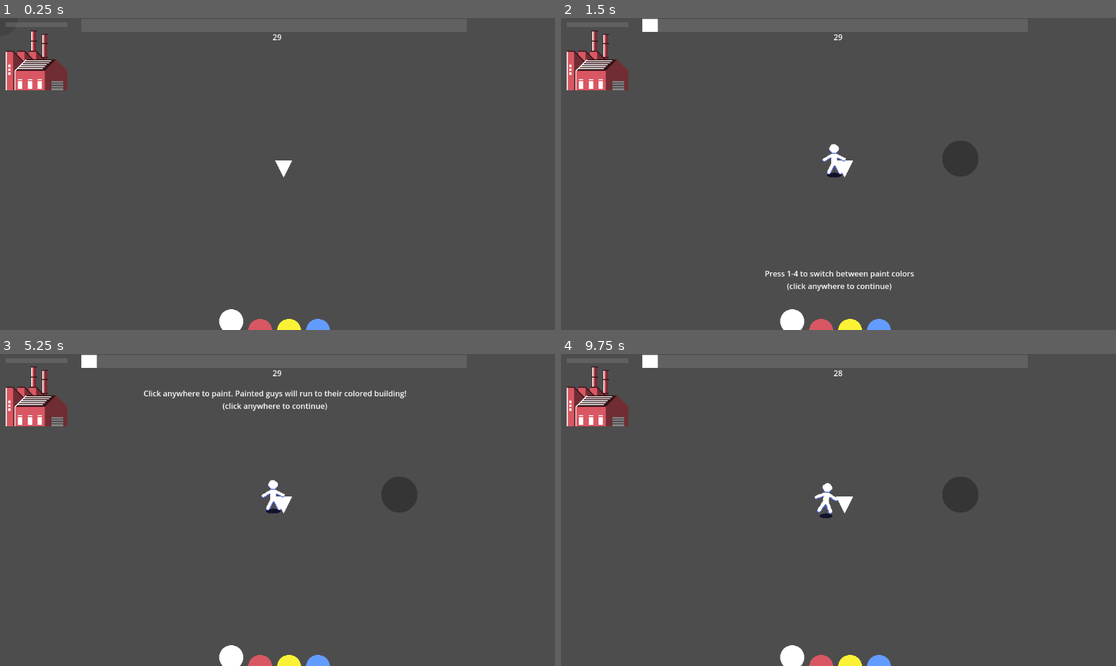
Above: before the commit, frames 1-4 (two rows, left to right).
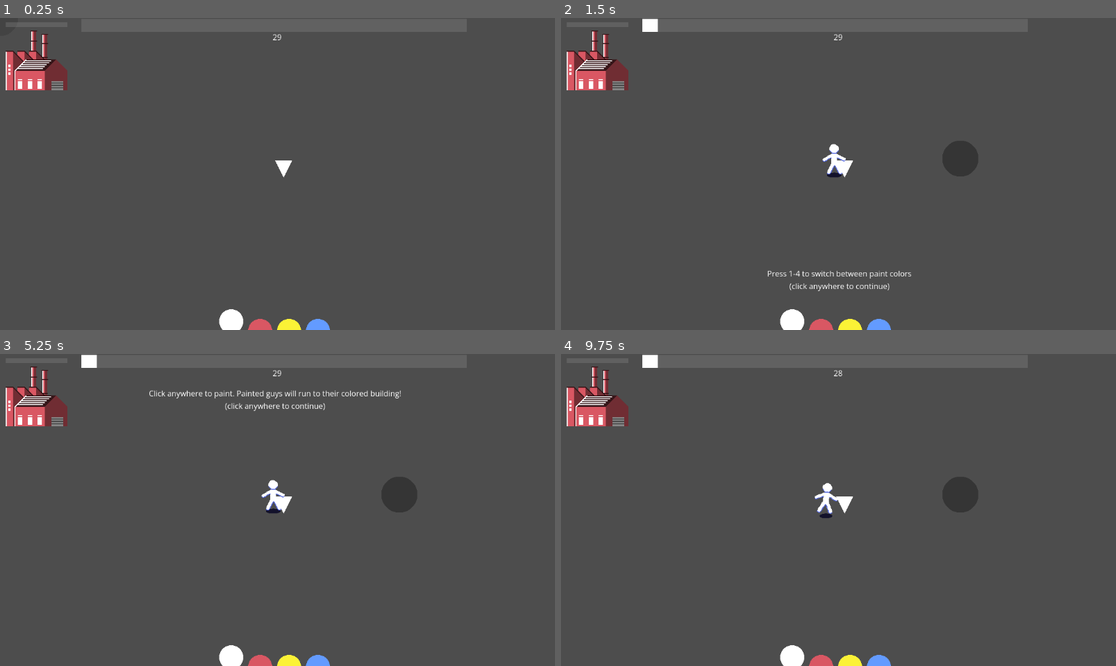
Above: after the commit, the same moments.

Repository: borknbeans/Mini-Jame-Gam-43
Game: Godot game, scene res://scenes/main.tscn
Same seed, same stepped clock (60 frames per second), same inputs: the game is played once before the commit and once after it.
Inputs (mouse positions are in pixels of both pictures, inside the frame that each line leads up to):
- Up to frame 1 (0.25 s): no input
- Up to frame 2 (1.5 s): tap Enter at 0.5 s; move the mouse to (960, 158) at 0.52 s; press the mouse at (960, 158) at 0.53 s; release the mouse at (960, 158) at 1.25 s; click (860, 189) at 1.25 s
- Up to frame 3 (5.25 s): tap Enter every 0.75 s from 2 to 5 s; move the mouse to (166, 525) at 2.02 s; tap 1 (select_paint_1) at 2.1 s; move the mouse to (333, 441) at 2.77 s; tap 2 (select_paint_2) at 2.85 s; move the mouse to (249, 572) at 3.52 s; tap 3 (select_paint_3) at 3.6 s; move the mouse to (444, 556) at 4.27 s; tap 4 (select_paint_4) at 4.35 s; move the mouse to (111, 463) at 5.02 s; click (111, 463) at 5.1 s
- Up to frame 4 (9.75 s): move the mouse to (866, 510) at 5.77 s; tap 1 (select_paint_1) at 5.85, 9.6 s; move the mouse to (755, 432) at 6.52 s; tap 2 (select_paint_2) at 6.6 s; move the mouse to (960, 494) at 7.27 s; tap 3 (select_paint_3) at 7.35 s; move the mouse to (727, 525) at 8.02 s; tap 4 (select_paint_4) at 8.1 s; move the mouse to (894, 441) at 8.77 s; press the mouse at (894, 441) at 8.78 s; move the mouse to (810, 572) at 9.52 s; release the mouse at (810, 572) at 9.53 s

The runs differ from the first frame. In frame 1, less than 0.1% of the frame differs, in the area x 49-51%, y 5-8%; in frame 2, 0.5%; in frame 3, 0.7%, in the area x 25-74%, y 5-19%; in frame 4, less than 0.1%.

Commit message:
font changes

Diff:
--- a/scenes/main.tscn
+++ b/scenes/main.tscn
@@ -1,10 +1,11 @@
-[gd_scene load_steps=21 format=3 uid="uid://cnwb0roi37ay3"]
+[gd_scene load_steps=22 format=3 uid="uid://cnwb0roi37ay3"]
 
 [ext_resource type="Script" uid="uid://bq64bklemkfl1" path="res://scripts/main.gd" id="1_0wfyh"]
 [ext_resource type="PackedScene" uid="uid://sprmb7111vo7" path="res://scenes/man_spawner.tscn" id="2_0wfyh"]
 [ext_resource type="PackedScene" uid="uid://cqxxfterquolf" path="res://scenes/brush.tscn" id="2_sugp2"]
 [ext_resource type="PackedScene" uid="uid://dleh4ud55go4k" path="res://scenes/drop_off.tscn" id="4_jyhfs"]
 [ext_resource type="AudioStream" uid="uid://du2i8fmfqrfmx" path="res://assets/audio/marimba-win-f-2-209688.mp3" id="5_tbgi4"]
+[ext_resource type="FontFile" uid="uid://bet8oj6keskhn" path="res://assets/OpenSans-VariableFont_wdth,wght.ttf" id="5_tefeu"]
 
 [sub_resource type="RectangleShape2D" id="RectangleShape2D_0wfyh"]
 
@@ -111,6 +112,7 @@
 offset_bottom = 342.73
 size_flags_horizontal = 4
 size_flags_vertical = 4
+theme_override_fonts/font = ExtResource("5_tefeu")
 text = "Retry"
 
 [node name="ContinueButton" type="Button" parent="."]
@@ -121,6 +123,7 @@
 offset_top = 304.0
 offset_right = 652.275
 offset_bottom = 351.03
+theme_override_fonts/font = ExtResource("5_tefeu")
 text = "Continue"
 
 [node name="GameTimer" type="Timer" parent="."]
@@ -133,16 +136,19 @@
 offset_top = 28.0
 offset_right = 596.0
 offset_bottom = 51.0
+theme_override_fonts/font = ExtResource("5_tefeu")
 text = "30"
 horizontal_alignment = 1
 
 [node name="GameOver" type="Label" parent="."]
 visible = false
 z_index = 20
-offset_left = 562.0
-offset_top = 298.0
-offset_right = 628.0
-offset_bottom = 321.0
+offset_left = 386.0
+offset_top = 7.0
+offset_right = 779.0
+offset_bottom = 144.0
+theme_override_fonts/font = ExtResource("5_tefeu")
+theme_override_font_sizes/font_size = 100
 text = "You win!"
 
 [node name="TutorialText1" type="Label" parent="."]
@@ -152,6 +158,7 @@
 offset_top = 59.0
 offset_right = 855.0
 offset_bottom = 108.0
+theme_override_fonts/font = ExtResource("5_tefeu")
 text = "As the little guys spawn, this bar fills up. If it fills completely, you lose!
 (click to continue)"
 horizontal_alignment = 1
@@ -163,6 +170,7 @@
 offset_top = 519.0
 offset_right = 733.0
 offset_bottom = 568.0
+theme_override_fonts/font = ExtResource("5_tefeu")
 text = "Press 1-4 to switch between paint colors
 (click anywhere to continue)"
 horizontal_alignment = 1
@@ -174,6 +182,7 @@
 offset_top = 70.0
 offset_right = 844.0
 offset_bottom = 119.0
+theme_override_fonts/font = ExtResource("5_tefeu")
 text = "Click anywhere to paint. Painted guys will run to their colored building!
 (click anywhere to continue)"
 horizontal_alignment = 1
@@ -185,6 +194,7 @@
 offset_top = 176.0
 offset_right = 505.0
 offset_bottom = 225.0
+theme_override_fonts/font = ExtResource("5_tefeu")
 text = "Filling up a building too quickly will put it on cooldown!
 (click anywhere to continue)"
 horizontal_alignment = 1
Binary file added: assets/OpenSans-VariableFont_wdth,wght.ttf
Not shown, added: assets/OpenSans-VariableFont_wdth,wght.ttf.import
